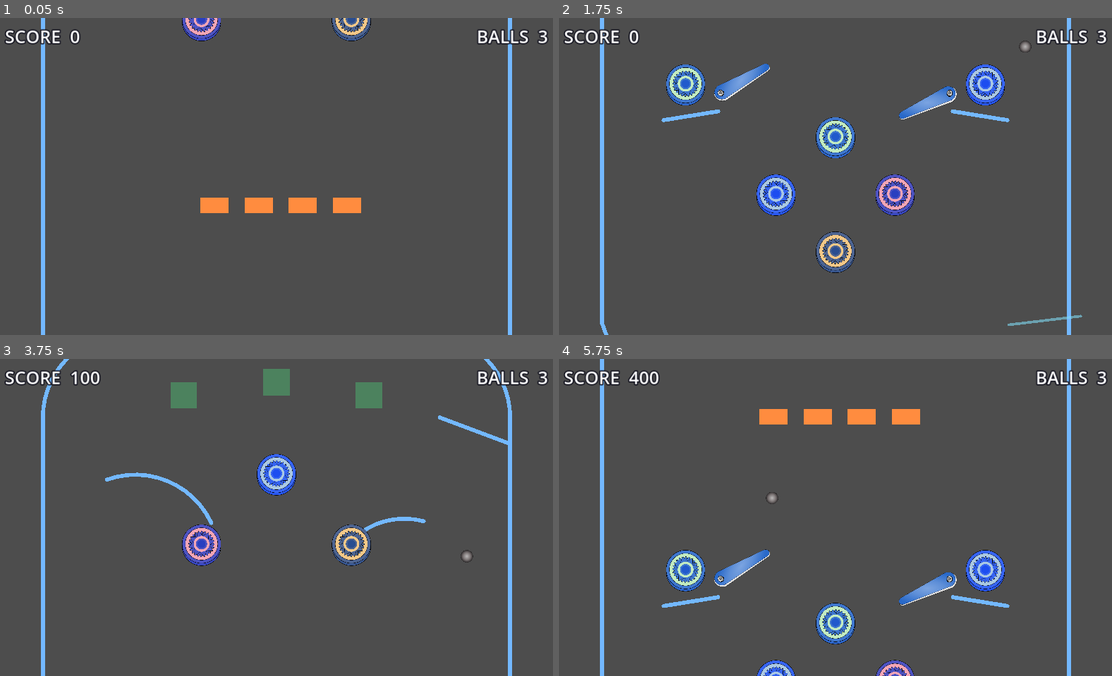
Above: before the commit, frames 1-4 (two rows, left to right).
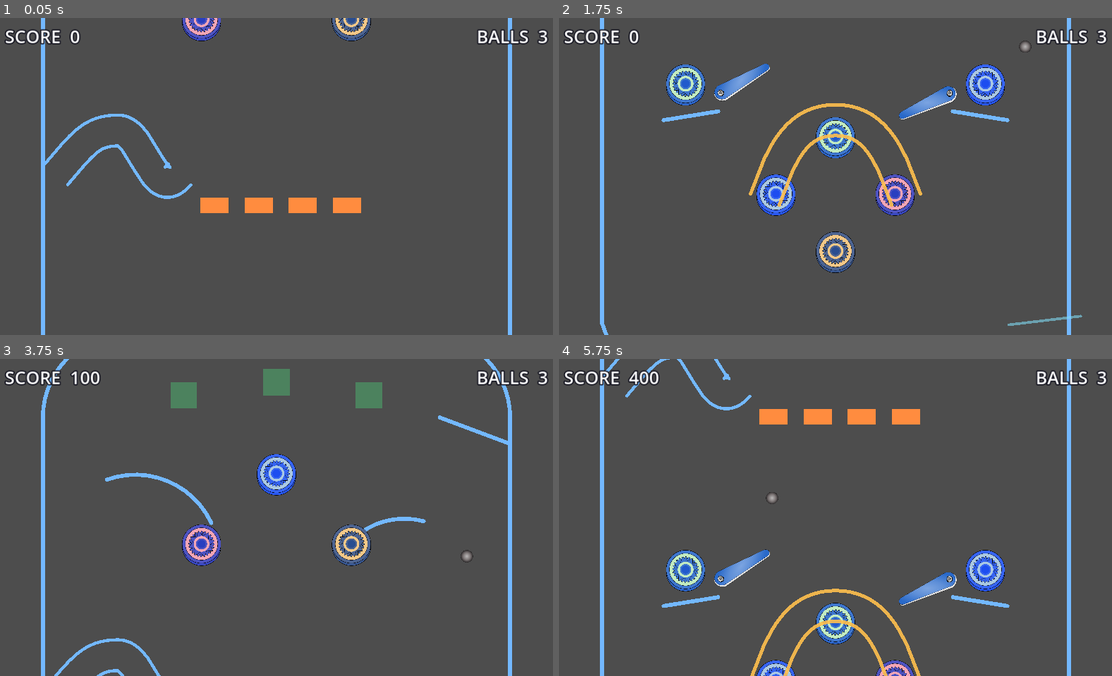
Above: after the commit, the same moments.

Repository: eddieedease/gdpb
Game: Godot game, scene res://scenes/advanced_table.tscn
Same seed, same stepped clock (60 frames per second), same inputs: the game is played once before the commit and once after it. This scene is started directly instead of the project's main scene.
Inputs:
- Up to frame 1 (0.05 s): no input
- Up to frame 2 (1.75 s): tap Enter (restart) at 0.5, 1.25 s; hold Space (launch) 0.53-1.28 s; hold A (flipper_left) from 1.28 s (still down); tap Space (launch) at 1.35 s
- Up to frame 3 (3.75 s): release A (flipper_left) at 2.03 s; hold Space (launch) 2.03-2.78 s; tap Space (launch) at 2.85 s; hold A (flipper_left) from 3.53 s (still down); hold Space (launch) from 3.53 s (still down)
- Up to frame 4 (5.75 s): keep holding A (flipper_left); release Space (launch) at 4.28 s; tap Space (launch) at 4.35 s; hold Space (launch) from 5.03 s (still down)

The runs differ from the first frame. In frame 1, 0.6% of the frame differs, in the area x 8-35%, y 30-58%; in frame 2, 0.9%; in frame 3, 0.3%; in frame 4, 1.2%, in the area x 8-66%, y 0-100%.

Commit message:
Add live Gate/Rail/Ramp examples to the Crush table
advanced_table.tscn now instances all three building blocks:
- LaneGate (gate.tscn) at the shooter-lane mouth - a visible, editable
  node; table_game.gd detects it and skips building its own gate.
- ExampleRail (rail.tscn) as a channel on the left playfield.
- ExampleRamp (ramp.tscn) arcing over the centre bumper to demo the
  ride-over-the-playfield behaviour.

Verified: table loads with exactly one gate, both example nodes present,
plays without errors.

Co-Authored-By: Claude Opus 4.8 <noreply@anthropic.com>

Diff:
--- a/scenes/advanced_table.tscn
+++ b/scenes/advanced_table.tscn
@@ -10,6 +10,9 @@
 [ext_resource type="Script" path="res://scripts/drop_target.gd" id="11_doqff"]
 [ext_resource type="PackedScene" uid="uid://be5ctreeg2i5i" path="res://scenes/flipper_left.tscn" id="12_78gja"]
 [ext_resource type="PackedScene" uid="uid://yehdbnn32jj1" path="res://scenes/flipper_right.tscn" id="14_3tj61"]
+[ext_resource type="PackedScene" path="res://scenes/gate.tscn" id="15_gate"]
+[ext_resource type="PackedScene" path="res://scenes/rail.tscn" id="16_rail"]
+[ext_resource type="PackedScene" path="res://scenes/ramp.tscn" id="17_ramp"]
 
 [sub_resource type="RectangleShape2D" id="RectangleShape2D_pxcm0"]
 size = Vector2(64, 34)
@@ -233,3 +236,13 @@
 [node name="CollisionShape2D" type="CollisionShape2D" parent="GravityZone"]
 visible = false
 shape = SubResource("RectangleShape2D_dqafr")
+
+[node name="LaneGate" parent="." instance=ExtResource("15_gate")]
+position = Vector2(1115, 1895)
+rotation = -0.12
+
+[node name="ExampleRail" parent="." instance=ExtResource("16_rail")]
+position = Vector2(280, 900)
+
+[node name="ExampleRamp" parent="." instance=ExtResource("17_ramp")]
+position = Vector2(640, 1560)
Not shown: 1 places in scenes/advanced_table.tscn that only renumber resources
